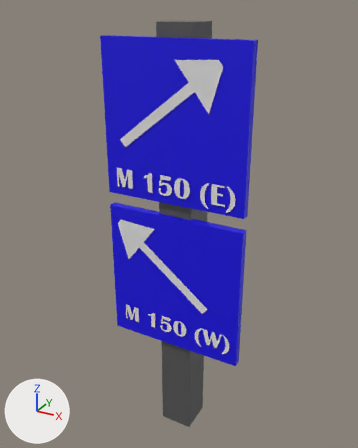
An edit to the FBX model Assets/Models/World/Signs/JCT1ExitSignBM105.fbx, drawn before and after from the same camera.
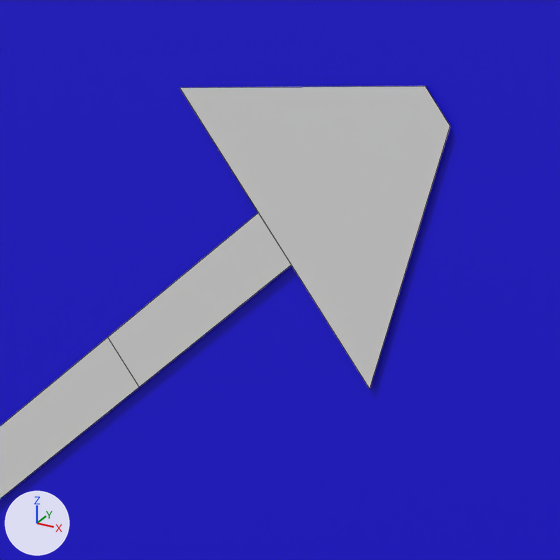
The first picture shows the older version from a 50 mm lens placed at (5.35, -9.99, 11.3), pointed at (-0.41, 0.48, 6.07). The close-ups show both versions on the part from 40% to 68% of the width and 10% to 32% of the height of that picture; other places that the commit changed are outside them. Lighting does not change. The marker at lower left points along +X, +Y and +Z. The close-ups show mesh edges as thin lines. Where no turn or scale is listed for an object, it has been applied to the vertices. Vertices at the same position are counted once.

Before the edit, the objects in view are built like this:
```python
me_cube_002 = bpy.data.meshes.new('Cube.002')
me_cube_002.from_pydata(...)  # a box spanning x -1.87..1.87, y -0.11..0.11, z -1.9..1.9
me_cube_002.materials.append(mat_material_002)  # blue #1200e7
me_plane_002 = bpy.data.meshes.new('Plane.002')
me_plane_002.from_pydata(...)  # 10 vertices, 4 faces; spans x -5.75..5.75, y -4.46..2.95, z 0.0
# before: 6 (-5.75, 1.0, 0.0) at pixel (179, 87), 7 (5.75, 1.0, 0.0) at pixel (369, 389), 8 (-0.73, 2.95, 0.0) at pixel (425, 85), 9 (0.73, 2.95, 0.0) at pixel (450, 126)
ob_exitarrow_001 = bpy.data.objects.new('ExitArrow.001', me_plane_002)
ob_exitarrow_001.location = (-0.042, -0.243, 9.436)
ob_exitarrow_001.rotation_euler = (1.571, -2.234, 0.0)  # degrees (90, -128, 0)
ob_exitarrow_001.scale = (-0.119, -0.436, -1.8)
ob_exitsign_001 = bpy.data.objects.new('ExitSign.001', me_cube_002)
ob_exitsign_001.location = (-0.212, -0.115, 8.788)
```
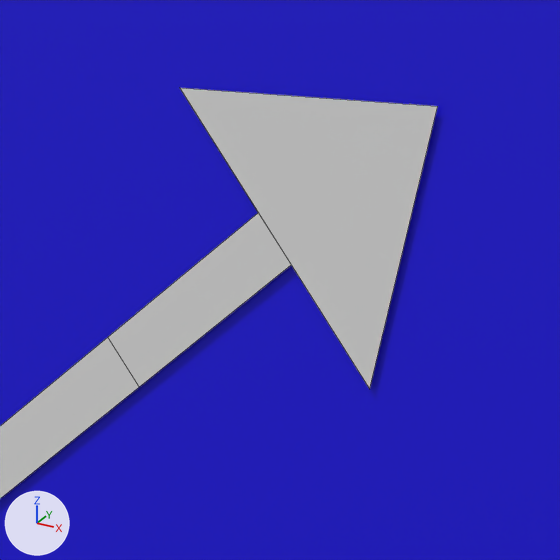
Pixel boxes [x1, y1, x2, y2] of what changed, in the close-ups (560 x 560 px; the box of a moved part takes in the faces that stretch with it):
```json
{"object": "ExitArrow.001", "change": "reshaped", "before": [0, 86, 450, 498], "after": [0, 88, 438, 498]}
{"part": 1, "of": "me_plane_002", "change": "moved or reshaped", "before": [180, 86, 450, 388], "after": [180, 88, 438, 388]}
```

Scene script edits in JSON lines:
```json
{"block": "me_plane_002", "where": "me_plane_002.from_pydata(...)  # 10 vertices, 4 faces; spans x -5.75..5.75, y -4.46..2.95, z 0.0"}
{"block": "me_plane_002", "where": "# used by ob_exitarrow_001; location = (-0.042, -0.243, 9.436); rotation_euler = (1.571, -2.234, 0.0), in degrees (90, -128, 0); scale = (-0.119, -0.436, -1.8)"}
{"block": "me_plane_002", "where": "# verts and faces of me_plane_002; kept vertices keep their numbers, new ones are numbered from 10"}
{"block": "me_plane_002", "change": "me_plane_002 part 1"}
{"op": "add", "block": "me_plane_002", "code": "delete_vertices([8, 9])  # with the faces that use them"}
{"op": "add", "block": "me_plane_002", "code": "verts[10] = (0.0, 2.95, 0.0)  # pixel (437, 106)"}
{"op": "add", "block": "me_plane_002", "code": "faces += [(6, 10, 7)]"}
```
